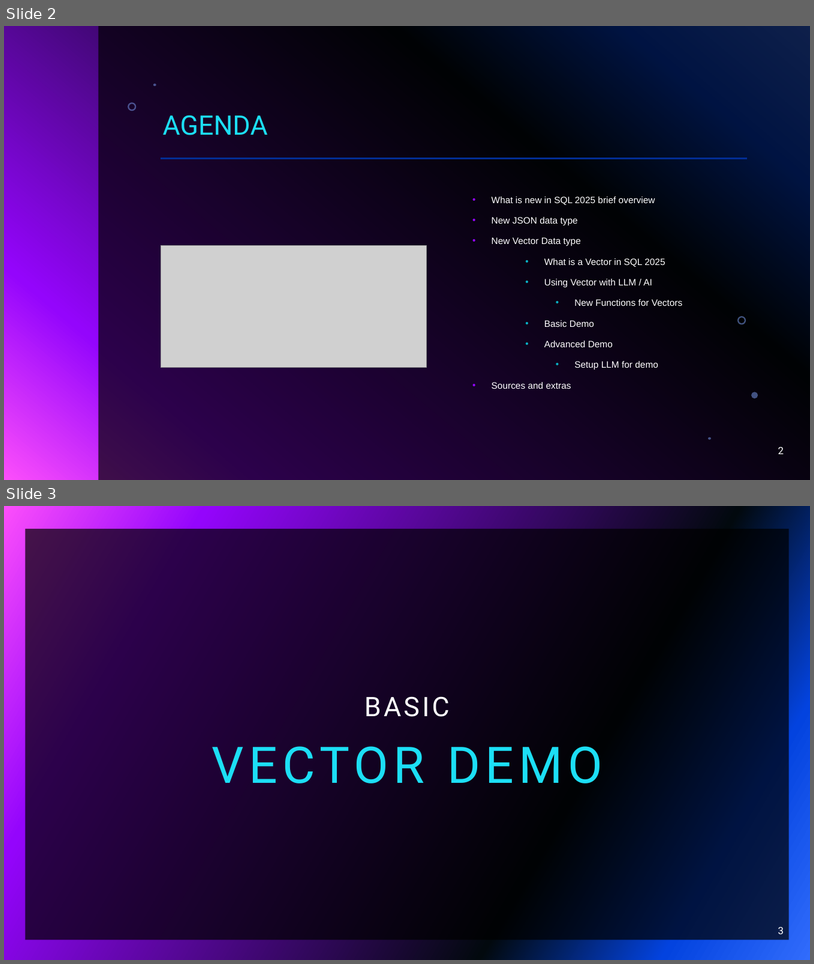
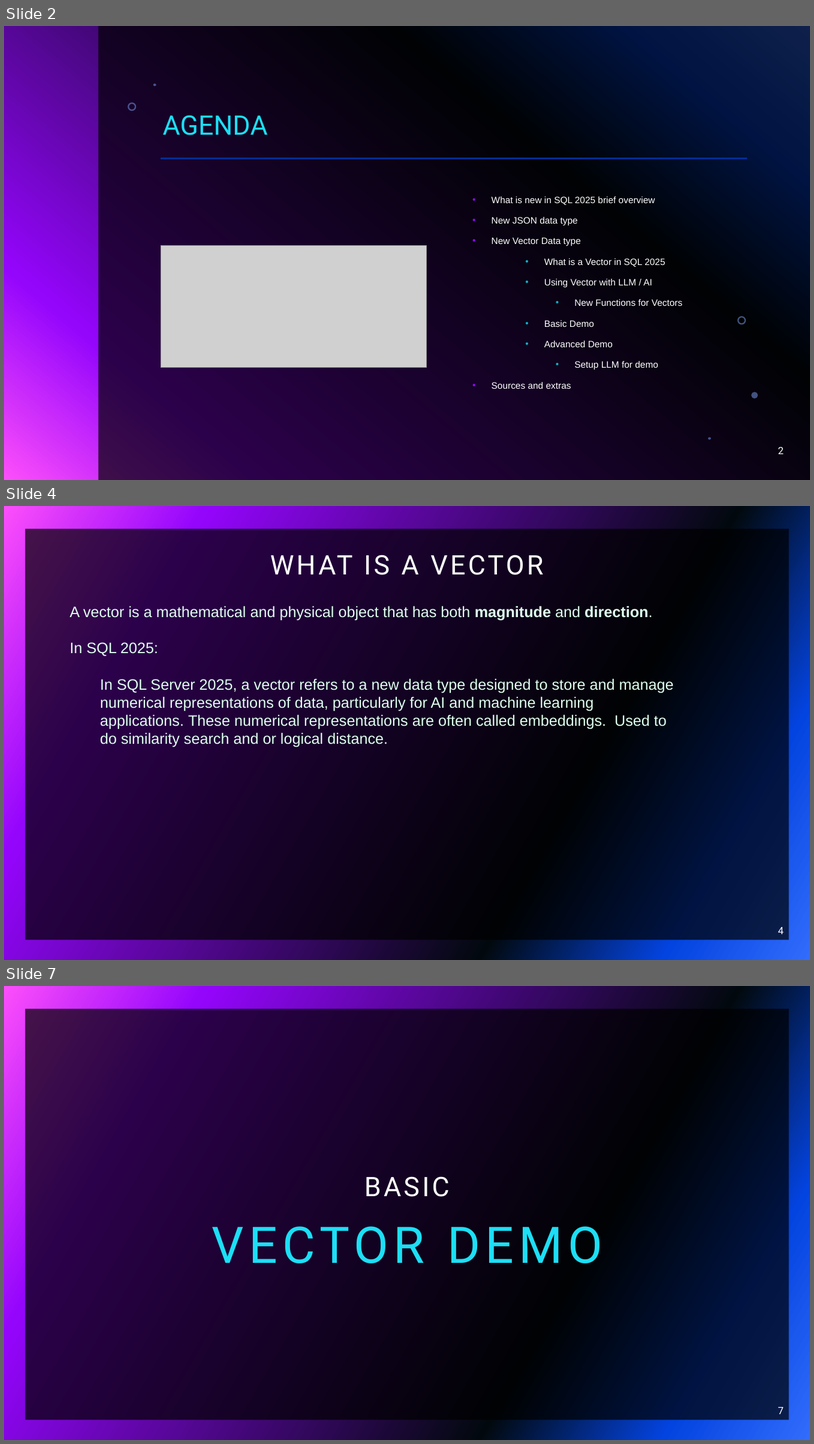
Before and after one commit to sqlbouncer/PSSUG_202512, a slide deck: PSSUG_202511.pptx. Shown one above the other, each under a label of ours: slides 2 and 3 before the commit, slides 2, 4 and 7 after it; the slides between them are not shown. The pictures are 814x964 and 814x1444 pixels, drawn with LibreOffice and Linux fonts; fonts in the diff are those of the drawing; grey boxes stand for pictures; background and template pictures are left out. Boxes give left, top, right and bottom in pixels: in the first picture for what was removed or moved away, otherwise in the second. Text is boxed around its words. In the diff, an @@ line names an element or a change of style, - is before the commit and + after.

```diff
--- a/PSSUG_202511.pptx
+++ b/PSSUG_202511.pptx
@@ slide 4 added at bbox=[4, 506, 810, 960], background gradient #316CFC to #0343DF to #02090E to #9405FC to #FC4EFB; not listed: 1 template element that a slide beside it also shows @@
@@ title added at bbox=[364, 555, 543, 575], 32 pt, text #FFFFFF @@
+WHAT IS A VECTOR
@@ text added at bbox=[70, 606, 674, 747], 18 pt, text #DFFEEE @@
+A vector is a mathematical and physical object that has both magnitude and direction.
+In SQL 2025:
+  In SQL Server 2025, a vector refers to a new data type designed to store and manage numerical representations of data, particularly for AI and machine learning applications. These numerical representations are often called embeddings. Used to do similarity search and or logical distance.
@@ page number added at bbox=[779, 927, 784, 934], 12 pt, text #FFFFFF @@
+4
@@ what was slide 3 is now slide 7 @@
@@ page number at bbox=[779, 1407, 784, 1414]: text changed @@
-3
+7
```
Also in this commit, not shown: 3 other slides added, 10 other files.
